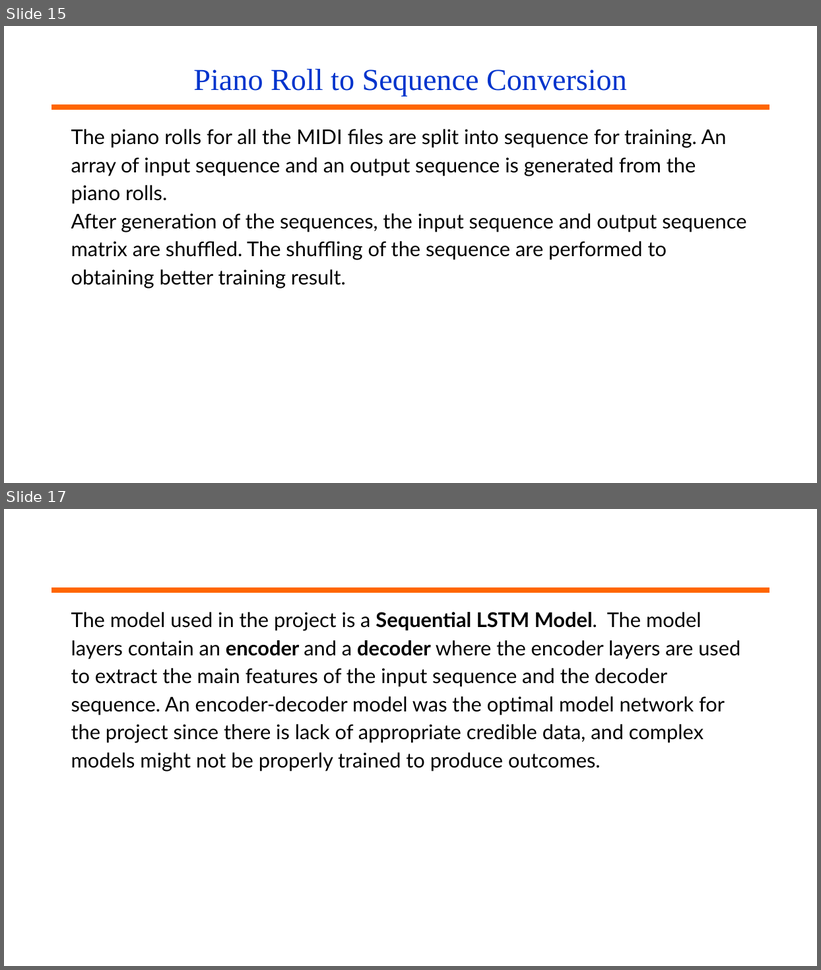
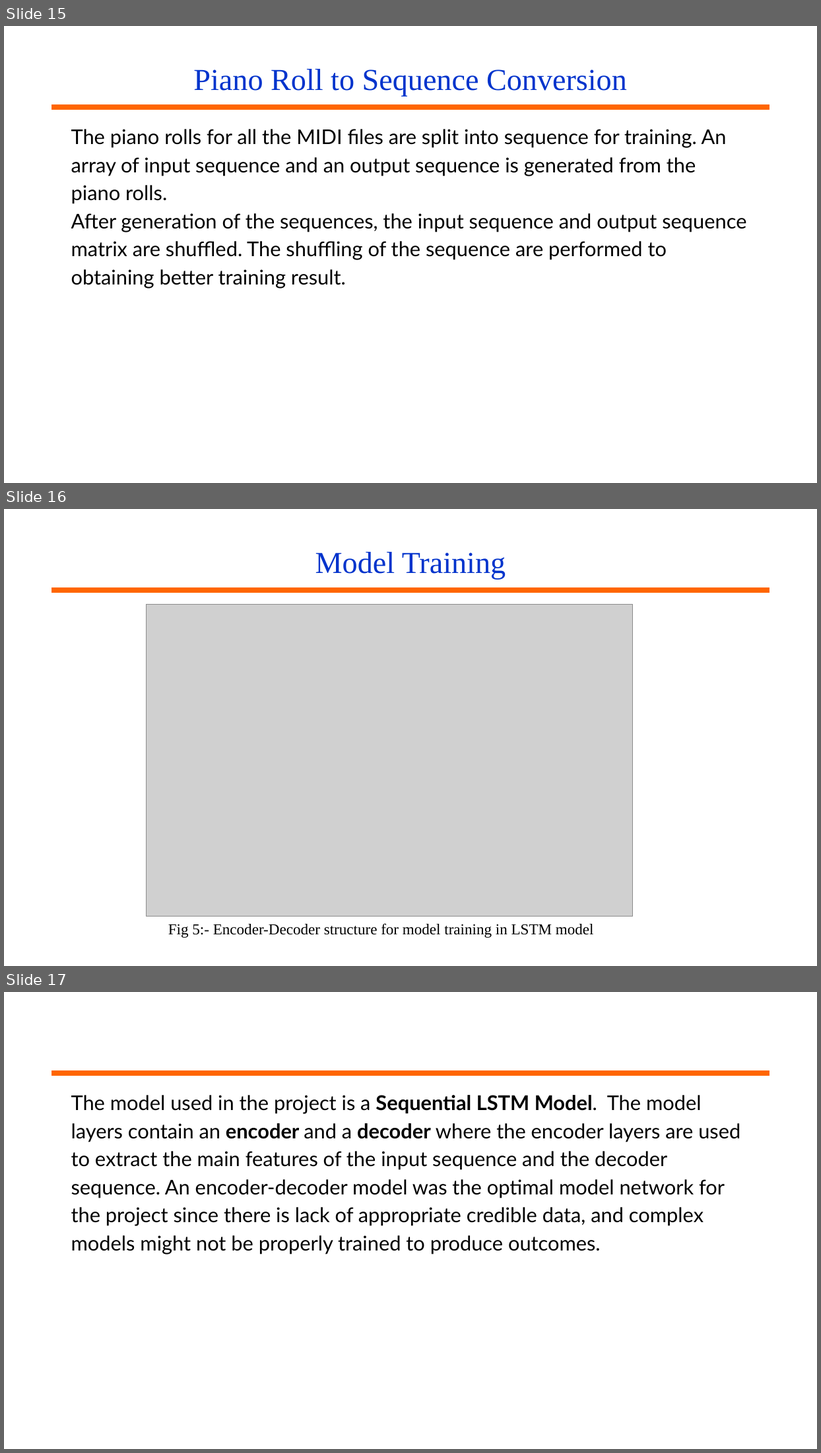
Before and after one commit to jerinjoseph121/Music-Generation, a slide deck: Presentation/Music Generation Major Project.pptx. Shown one above the other, each under a label of ours: slides 15 and 17 before the commit, slides 15, 16 and 17 after it; the slides between them are not shown. The pictures are 821x970 and 821x1453 pixels, drawn with LibreOffice and Linux fonts; fonts in the diff are those of the drawing; grey boxes stand for pictures; background and template pictures are left out. Boxes give left, top, right and bottom in pixels: in the first picture for what was removed or moved away, otherwise in the second. Text is boxed around its words. In the diff, an @@ line names an element or a change of style, - is before the commit and + after.

```diff
--- a/Presentation/Music Generation Major Project.pptx
+++ b/Presentation/Music Generation Major Project.pptx
@@ slide 16 added at (x1=4, y1=509, x2=817, y2=966), background #FFFFFF; not listed: 1 template element that a slide beside it also shows @@
@@ title added at (x1=316, y1=552, x2=506, y2=579), 36 pt, text #0033CC @@
+Model Training
@@ picture added at (x1=146, y1=604, x2=633, y2=916) @@
@@ text added at (x1=168, y1=923, x2=594, y2=938), 18 pt, text #000000 @@
+Fig 5:- Encoder-Decoder structure for model training in LSTM model
```
Also in this commit, not shown: 9 slides changed, 5 other slides added, 2 slides removed.
